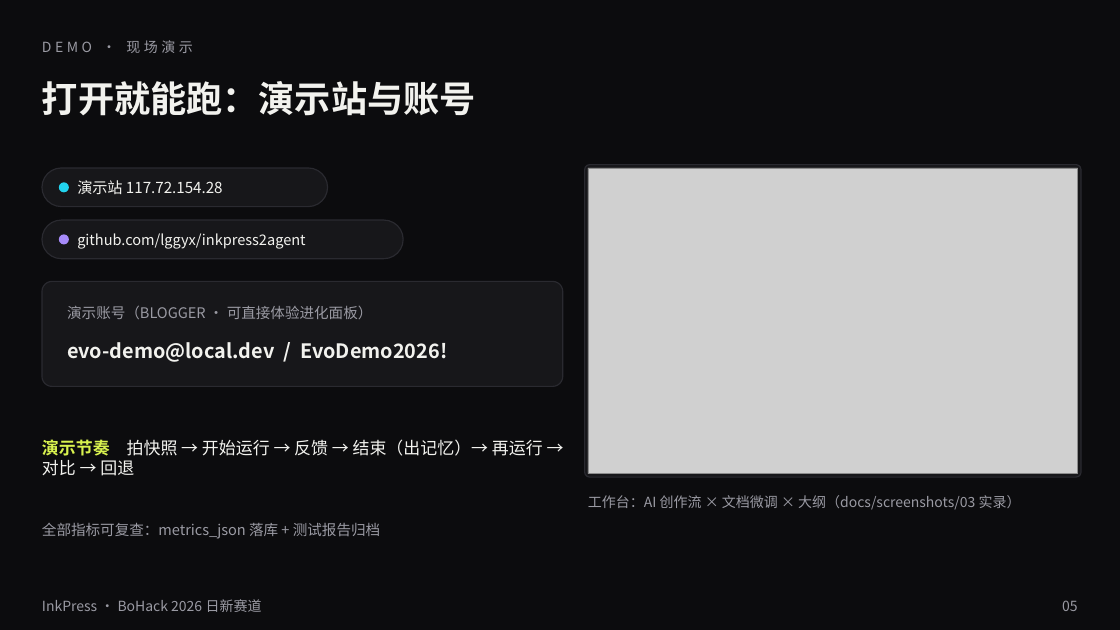
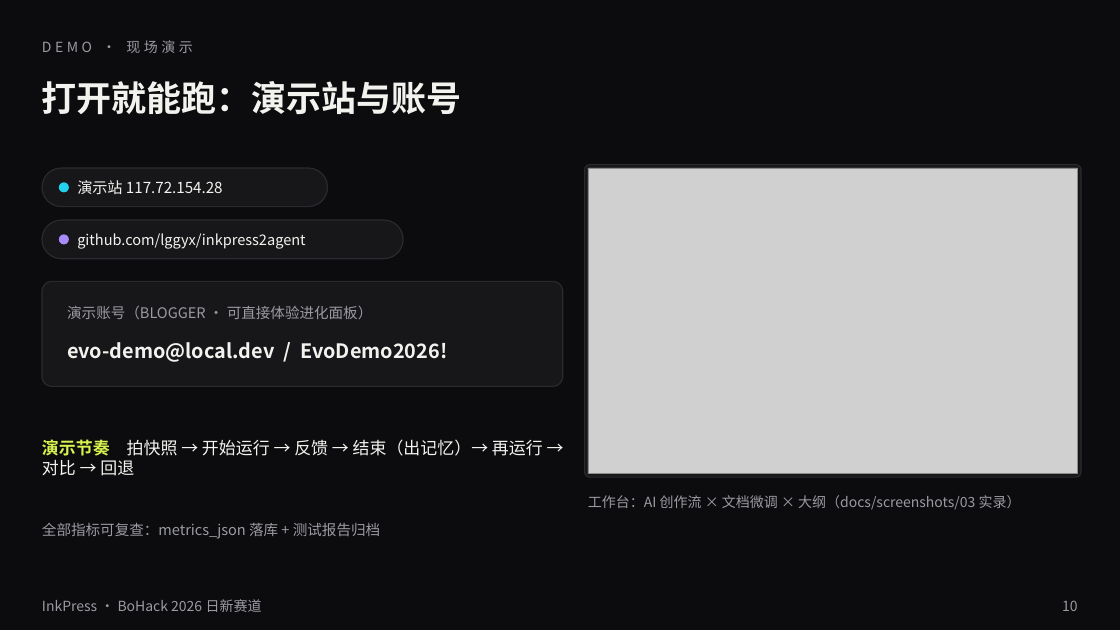
Before and after one commit to lggyx/inkpress2agent, a slide deck: slide 10 of docs/InkPress-BoHack2026-路演.pptx (slide 5 before the commit). Drawn at 1120x630 pixels with LibreOffice and Linux fonts; fonts in the diff are those of the drawing; grey boxes stand for pictures. Boxes give left, top, right and bottom in pixels: in the first picture for what was removed or moved away, otherwise in the second. Text is boxed around its words. In the diff, an @@ line names an element or a change of style, - is before the commit and + after.

```diff
--- a/docs/InkPress-BoHack2026-路演.pptx
+++ b/docs/InkPress-BoHack2026-路演.pptx
@@ text "打开就能跑：演示站与账号" at [42,81,462,114]: size 31 to 30 pt @@
@@ text at [1062,600,1078,611]: text changed @@
-05
+10
```
Also in this commit, not shown: 4 other slides changed, 5 slides added.
